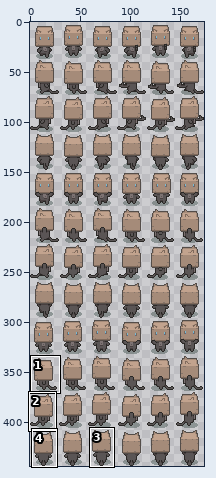
One commit to this sprite sheet: Ludum47/Assets/Sprites/Boxcat_37x29.png. The picture above shows the old version from afar; the outline marks the close-up.
Close-up. Earlier state:
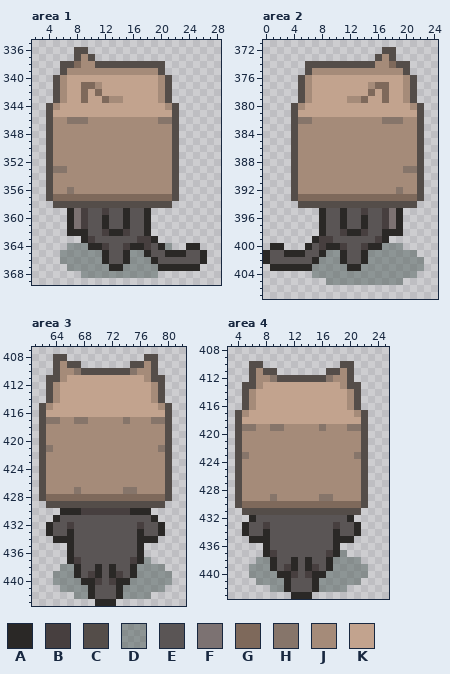
The file is 174x444 pixels. Shown: area 1: x 2..28, y 335..369; area 2: x 0..24, y 371..407; area 3: x 61..82, y 407..443; area 4: x 3..25, y 408..443. The commit also changed other parts of the picture, which this record leaves out.
Palette (. is transparent): A #2a2826  B #473f3f  C #544d49  D #4a5a567c  E #5a5555  F #7c7272  G #7e695b  H #86756a  J #a58b79  K #c2a38e
Pixels before, area 1, first column x 4:
336 ....CC.................
337 ....CJC................
338 ..CCGJJCCCCCCCCCC......
339 ..CJJJJJJJJJJJJJC......
340 .CJKKKKKKKKKKKKKJC.....
341 .CJKKGGJKKKKKKKKJC.....
342 .CJKKGKGKKKKKKKKJC.....
343 .CJKKGKKGJJKKKKKJC.....
344 CJKKKKKKKKKKKKKKKJC....
345 CKKKKKKKKKKKKKKKKKC....
346 CJJHHHJJJJJJJJJJHHC....
347 CJJJJJJJJJJJJJJJJJC....
348 CJJJJJJJJJJJJJJJJJC....
349 CJJJJJJJJJJJJJJJJJC....
350 CJJJJJJJJJJJJJJJJJC....
351 CJJJJJJJJJJJJJJJJJC....
352 CJJJJJJJJJJJJJJJJJC....
353 CHHJJJJJJJJJJJJJJJC....
354 CJJJJJJJJJJJJJJJJJC....
355 CJJJJJJJJJJJJJJJJJC....
356 CJJHJJJJJJJJJJJJJJC....
357 CGGGGGGGGGGGGGGGGGC....
358 .CCCCCCCCCCCCCCCCC.....
359 ...AFBEEBEEAEEA........
360 ...AFBEEAEEAEEA........
361 ...AFBEEAEEAEEA........
362 ...AAAEEBAABEEA........
363 .....ABEEEEEEBBA.......
364 ...DDDAABEEBAABEAD..AA.
365 ..DDDDDDAEEADDAEEAAAEEA
366 ..DDDDDDAEEADDDAEEEEEEA
367 ...DDDDDDAADDDDDAAAAAA.
368 .....DDDDDDDDDDD.......
Pixels before, area 2, first column x 0:
372 .................CC....
373 ................CJC....
374 ......CCCCCCCCCCJJGCC..
375 ......CJJJJJJJJJJJJJC..
376 .....CJKKKKKKKKKKKKKJC.
377 .....CJKKKKKKKKJGGKKJC.
378 .....CJKKKKKKKKGKGKKJC.
379 .....CJKKKKKJJGKKGKKJC.
380 ....CJKKKKKKKKKKKKKKKJC
381 ....CKKKKKKKKKKKKKKKKKC
382 ....CHHJJJJJJJJJJHHHJJC
383 ....CJJJJJJJJJJJJJJJJJC
384 ....CJJJJJJJJJJJJJJJJJC
385 ....CJJJJJJJJJJJJJJJJJC
386 ....CJJJJJJJJJJJJJJJJJC
387 ....CJJJJJJJJJJJJJJJJJC
388 ....CJJJJJJJJJJJJJJJJJC
389 ....CJJJJJJJJJJJJJJJHHC
390 ....CJJJJJJJJJJJJJJJJJC
391 ....CJJJJJJJJJJJJJJJJJC
392 ....CJJJJJJJJJJJJJJHJJC
393 ....CGGGGGGGGGGGGGGGGGC
394 .....CCCCCCCCCCCCCCCCC.
395 ........AEEAEEBEEBFA...
396 ........AEEAEEAEEBFA...
397 ........AEEAEEAEEBFA...
398 ........AEEBAABEEAAA...
399 .......ABBEEEEEEBA.....
400 .AA...AEBAABEEBAADDD...
401 AEEAAAEEADDAEEADDDDDDD.
402 AEEEEEEADDDAEEADDDDDDDD
403 .AAAAAADDDDDAADDDDDDDDD
404 .......DDDDDDDDDDDDDDD.
405 .........DDDDDDDDDDD...
Pixels before, area 3, first column x 62:
408 ..CC...........CC..
409 ..CJCC.......CCJC..
410 ..CJJHCCCCCCCHJJC..
411 .CCJKKKKKKKKKKKJCC.
412 .CJKKKKKKKKKKKKKJC.
413 .CJKKKKKKKKKKKKKJC.
414 .CJKKKKKKKKKKKKKJC.
415 CJKKKKKKKKKKKKKKKJC
416 CKKKKKKKKKKKKKKKKKC
417 CHHJJHHJJJJJHJJJHHC
418 CJJJJJJJJJJJJJJJJJC
419 CJJJJJJJJJJJJJJJJJC
420 CJJJJJJJJJJJJJJJJJC
421 CHJJJJJJJJJJJJJJJHC
422 CJJJJJJJJJJJJJJJJJC
423 CJJJJJJJJJJJJJJJJJC
424 CJJJJJJJJJJJJJJJJJC
425 CJJJJJJJJJJJJJJJJJC
426 CJJJJJJJJJJJJJJJJJC
427 CJJJJHJJJJJJHHJJJJC
428 CGGGGGGGGGGGGGGGGGC
429 .CCCCCCCCCCCCCCCCC.
430 ...AAABBBBBBBAAA...
431 ..AEEEEEEEEEEEEEA..
432 .AEEBEEEEEEEEEBEEA.
433 .AEEAEEEEEEEEEAEEA.
434 ..AAAEEEEEEEEEAAA..
435 ....AEEEEEEEEEA....
436 ....AEEEEEEEEEA....
437 ....ABEEEEEEEBAD...
438 ...DDAEEAEAEEADDDD.
439 ..DDDAEBAEABEADDDDD
440 ..DDDDAABEBAADDDDDD
441 ...DDDDAEEEADDDDDD.
442 .....DDAEEEADDDD...
443 ........AAA........
Pixels before, area 4, first column x 4:
410 ..CC...........CC..
411 ..CJCC.......CCJC..
412 ..CJJHCCCCCCCHJJC..
413 .CCJKKKKKKKKKKKJCC.
414 .CJKKKKKKKKKKKKKJC.
415 .CJKKKKKKKKKKKKKJC.
416 .CJKKKKKKKKKKKKKJC.
417 CJKKKKKKKKKKKKKKKJC
418 CKKKKKKKKKKKKKKKKKC
419 CHHJJHHJJJJJHJJJHHC
420 CJJJJJJJJJJJJJJJJJC
421 CJJJJJJJJJJJJJJJJJC
422 CJJJJJJJJJJJJJJJJJC
423 CHJJJJJJJJJJJJJJJHC
424 CJJJJJJJJJJJJJJJJJC
425 CJJJJJJJJJJJJJJJJJC
426 CJJJJJJJJJJJJJJJJJC
427 CJJJJJJJJJJJJJJJJJC
428 CJJJJJJJJJJJJJJJJJC
429 CJJJJHJJJJJJHHJJJJC
430 CGGGGGGGGGGGGGGGGGC
431 .CCCCCCCCCCCCCCCCC.
432 ..AEEEEEEEEEEEEEA..
433 .AEEBEEEEEEEEEBEEA.
434 .AEEAEEEEEEEEEAEEA.
435 ..AAAEEEEEEEEEAAA..
436 ....AEEEEEEEEEA....
437 ....ABEEEEEEEBAD...
438 ...DDAEEAEAEEADDDD.
439 ..DDDAEBAEABEADDDDD
440 ..DDDDAABEBAADDDDDD
441 ...DDDDAEEEADDDDDD.
442 .....DDAEEEADDDD...
443 ........AAA........
Once edited:
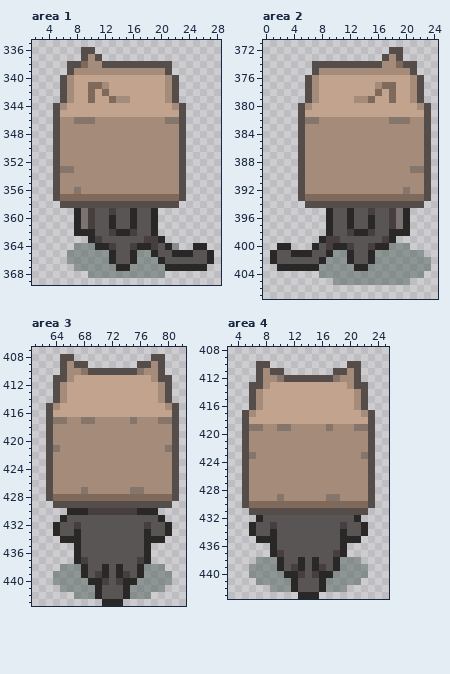
What changed:
Area 1:
y 336: x 8 C -> .; x 10 . -> C
y 337: x 8..11 CJC. -> .CJC
y 338: x 6 C -> .; x 8..9 GJ -> CG; x 11 C -> J; x 21 . -> C
y 339: x 6..7 CJ -> .C; x 20..21 C. -> JC
y 340: x 5..7 CJK -> .CJ; x 20..22 JC. -> KJC
y 341: x 5..7 CJK -> .CJ; x 9 G -> K; x 11..12 JK -> GJ; x 20..22 JC. -> KJC
y 342: x 5..7 CJK -> .CJ; x 9..12 GKGK -> KGKG; x 20..22 JC. -> KJC
y 343: x 5..7 CJK -> .CJ; x 9..10 GK -> KG; x 12..13 GJ -> KG; x 15 K -> J; x 20..22 JC. -> KJC
y 344: x 4..6 CJK -> .CJ; x 21..23 JC. -> KJC
y 345: x 4..5 CK -> .C; x 22..23 C. -> KC
y 346: x 4..5 CJ -> .C; x 7 H -> J; x 10 J -> H; x 20 H -> J; x 22..23 C. -> HC
y 347..352: x 4..5 CJ -> .C; x 22..23 C. -> JC
y 353: x 4..5 CH -> .C; x 7 J -> H; x 22..23 C. -> JC
y 354..355: x 4..5 CJ -> .C; x 22..23 C. -> JC
y 356: x 4..5 CJ -> .C; x 7..8 HJ -> JH; x 22..23 C. -> JC
y 357: x 4..5 CG -> .C; x 22..23 C. -> GC
y 358: x 5 C -> .; x 22 . -> C
y 359: x 7..10 AFBE -> .AFB; x 12..13 BE -> EB; x 15..16 AE -> EA; x 18..19 A. -> EA
y 360..361: x 7..10 AFBE -> .AFB; x 12..13 AE -> EA; x 15..16 AE -> EA; x 18..19 A. -> EA
y 362: x 7 A -> .; x 10 E -> A; x 12..13 BA -> EB; x 15..16 BE -> AB; x 18..19 A. -> EA
y 363: x 9..11 ABE -> .AB; x 17 B -> E; x 19..20 A. -> BA
y 364: x 7 D -> .; x 10 A -> D; x 12..13 BE -> AB; x 15..16 BA -> EB; x 18..22 BEAD. -> ABEAD; x 24 A -> .; x 26 . -> A
y 365: x 6 D -> .; x 12..13 AE -> DA; x 15..16 AD -> EA; x 18..19 AE -> DA; x 21 A -> E; x 24 E -> A; x 26..27 A. -> EA
y 366: x 6 D -> .; x 12..13 AE -> DA; x 15..16 AD -> EA; x 19..20 AE -> DA; x 26..27 A. -> EA
y 367: x 7 D -> .; x 13 A -> D; x 15 D -> A; x 20 A -> D; x 26 . -> A
y 368: x 9 D -> .; x 20 . -> D
Area 2:
y 372: x 17 C -> .; x 19 . -> C
y 373: x 16..19 CJC. -> .CJC
y 374: x 6 C -> .; x 16 J -> C; x 18..19 GC -> JG; x 21 . -> C
y 375: x 6..7 CJ -> .C; x 20..21 C. -> JC
y 376: x 5..7 CJK -> .CJ; x 20..22 JC. -> KJC
y 377: x 5..7 CJK -> .CJ; x 15..16 JG -> KJ; x 18 K -> G; x 20..22 JC. -> KJC
y 378: x 5..7 CJK -> .CJ; x 15..18 GKGK -> KGKG; x 20..22 JC. -> KJC
y 379: x 5..7 CJK -> .CJ; x 12 J -> K; x 14..15 GK -> JG; x 17..18 GK -> KG; x 20..22 JC. -> KJC
y 380: x 4..6 CJK -> .CJ; x 21..23 JC. -> KJC
y 381: x 4..5 CK -> .C; x 22..23 C. -> KC
y 382: x 4..5 CH -> .C; x 7 J -> H; x 17 H -> J; x 20 J -> H; x 22..23 C. -> JC
y 383..388: x 4..5 CJ -> .C; x 22..23 C. -> JC
y 389: x 4..5 CJ -> .C; x 20 H -> J; x 22..23 C. -> HC
y 390..391: x 4..5 CJ -> .C; x 22..23 C. -> JC
y 392: x 4..5 CJ -> .C; x 19..20 HJ -> JH; x 22..23 C. -> JC
y 393: x 4..5 CG -> .C; x 22..23 C. -> GC
y 394: x 5 C -> .; x 22 . -> C
y 395: x 8..9 AE -> .A; x 11..12 AE -> EA; x 14..15 BE -> EB; x 17..20 BFA. -> EBFA
y 396..397: x 8..9 AE -> .A; x 11..12 AE -> EA; x 14..15 AE -> EA; x 17..20 BFA. -> EBFA
y 398: x 8..9 AE -> .A; x 11..12 BA -> EB; x 14..15 BE -> AB; x 17 A -> E; x 20 . -> A
y 399: x 7..8 AB -> .A; x 10 E -> B; x 16..18 BA. -> EBA
y 400: x 1 A -> .; x 3 . -> A; x 6..9 AEBA -> .AEB; x 11..12 BE -> AB; x 14..15 BA -> EB; x 17 D -> A; x 20 . -> D
y 401: x 0..1 AE -> .A; x 3 A -> E; x 6 E -> A; x 8..9 AD -> EA; x 11..12 AE -> DA; x 14..15 AD -> EA; x 22 . -> D
y 402: x 0..1 AE -> .A; x 7..8 AD -> EA; x 11..12 AE -> DA; x 14..15 AD -> EA; x 23 . -> D
y 403: x 1 A -> .; x 7 D -> A; x 12 A -> D; x 14 D -> A; x 23 . -> D
y 404: x 7 D -> .; x 22 . -> D
y 405: x 9 D -> .; x 20 . -> D
Area 3:
y 408: x 64 C -> .; x 66 . -> C; x 77 C -> .; x 79 . -> C
y 409: x 64..66 CJC -> .CJ; x 68 . -> C; x 75 C -> .; x 77..79 JC. -> CJC
y 410: x 64..65 CJ -> .C; x 67..68 HC -> JH; x 75..76 HJ -> CH; x 78..79 C. -> JC
y 411: x 63 C -> .; x 65..66 JK -> CJ; x 77..78 JC -> KJ; x 80 . -> C
y 412..414: x 63..65 CJK -> .CJ; x 78..80 JC. -> KJC
y 415: x 62..64 CJK -> .CJ; x 79..81 JC. -> KJC
y 416: x 62..63 CK -> .C; x 80..81 C. -> KC
y 417: x 62..63 CH -> .C; x 65 J -> H; x 67 H -> J; x 69 J -> H; x 74..75 HJ -> JH; x 78 H -> J; x 80..81 C. -> HC
y 418..420: x 62..63 CJ -> .C; x 80..81 C. -> JC
y 421: x 62..64 CHJ -> .CH; x 79..81 HC. -> JHC
y 422..426: x 62..63 CJ -> .C; x 80..81 C. -> JC
y 427: x 62..63 CJ -> .C; x 67..68 HJ -> JH; x 74 H -> J; x 76 J -> H; x 80..81 C. -> JC
y 428: x 62..63 CG -> .C; x 80..81 C. -> GC
y 429: x 63 C -> .; x 80 . -> C
y 430: x 65 A -> .; x 68 B -> A; x 75 A -> B; x 78 . -> A
y 431: x 64..65 AE -> .A; x 78..79 A. -> EA
y 432: x 63..64 AE -> .A; x 66..67 BE -> EB; x 76..77 BE -> EB; x 79..80 A. -> EA
y 433: x 63..64 AE -> .A; x 66..67 AE -> EA; x 76..77 AE -> EA; x 79..80 A. -> EA
y 434: x 64 A -> .; x 67 E -> A; x 76 A -> E; x 79 . -> A
y 435..436: x 66..67 AE -> .A; x 76..77 A. -> EA
y 437: x 66..68 ABE -> .AB; x 75..77 BAD -> EBA
y 438: x 67..68 AE -> DA; x 70..73 AEAE -> EAEA; x 75..76 AD -> EA
y 439: x 67..76 AEBAEABEAD -> DAEBAEABEA
y 440: x 68 A -> D; x 70..73 BEBA -> ABEB; x 75 D -> A
y 441..442: x 69..70 AE -> DA; x 73..74 AD -> EA
y 443: x 70 A -> .; x 73 . -> A
Area 4:
y 410: x 6 C -> .; x 8 . -> C; x 19 C -> .; x 21 . -> C
y 411: x 6..8 CJC -> .CJ; x 10 . -> C; x 17 C -> .; x 19..21 JC. -> CJC
y 412: x 6..7 CJ -> .C; x 9..10 HC -> JH; x 17..18 HJ -> CH; x 20..21 C. -> JC
y 413: x 5 C -> .; x 7..8 JK -> CJ; x 19..20 JC -> KJ; x 22 . -> C
y 414..416: x 5..7 CJK -> .CJ; x 20..22 JC. -> KJC
y 417: x 4..6 CJK -> .CJ; x 21..23 JC. -> KJC
y 418: x 4..5 CK -> .C; x 22..23 C. -> KC
y 419: x 4..5 CH -> .C; x 7 J -> H; x 9 H -> J; x 11 J -> H; x 16..17 HJ -> JH; x 20 H -> J; x 22..23 C. -> HC
y 420..422: x 4..5 CJ -> .C; x 22..23 C. -> JC
y 423: x 4..6 CHJ -> .CH; x 21..23 HC. -> JHC
y 424..428: x 4..5 CJ -> .C; x 22..23 C. -> JC
y 429: x 4..5 CJ -> .C; x 9..10 HJ -> JH; x 16 H -> J; x 18 J -> H; x 22..23 C. -> JC
y 430: x 4..5 CG -> .C; x 22..23 C. -> GC
y 431: x 5 C -> .; x 22 . -> C
y 432: x 6..7 AE -> .A; x 20..21 A. -> EA
y 433: x 5..6 AE -> .A; x 8..9 BE -> EB; x 18..19 BE -> EB; x 21..22 A. -> EA
y 434: x 5..6 AE -> .A; x 8..9 AE -> EA; x 18..19 AE -> EA; x 21..22 A. -> EA
y 435: x 6 A -> .; x 9 E -> A; x 18 A -> E; x 21 . -> A
y 436: x 8..9 AE -> .A; x 18..19 A. -> EA
y 437: x 8..10 ABE -> .AB; x 17..19 BAD -> EBA
y 438: x 9..10 AE -> DA; x 12..15 AEAE -> EAEA; x 17..18 AD -> EA
y 439: x 9..18 AEBAEABEAD -> DAEBAEABEA
y 440: x 10 A -> D; x 12..15 BEBA -> ABEB; x 17 D -> A
y 441..442: x 11..12 AE -> DA; x 15..16 AD -> EA
y 443: x 12 A -> .; x 15 . -> A
